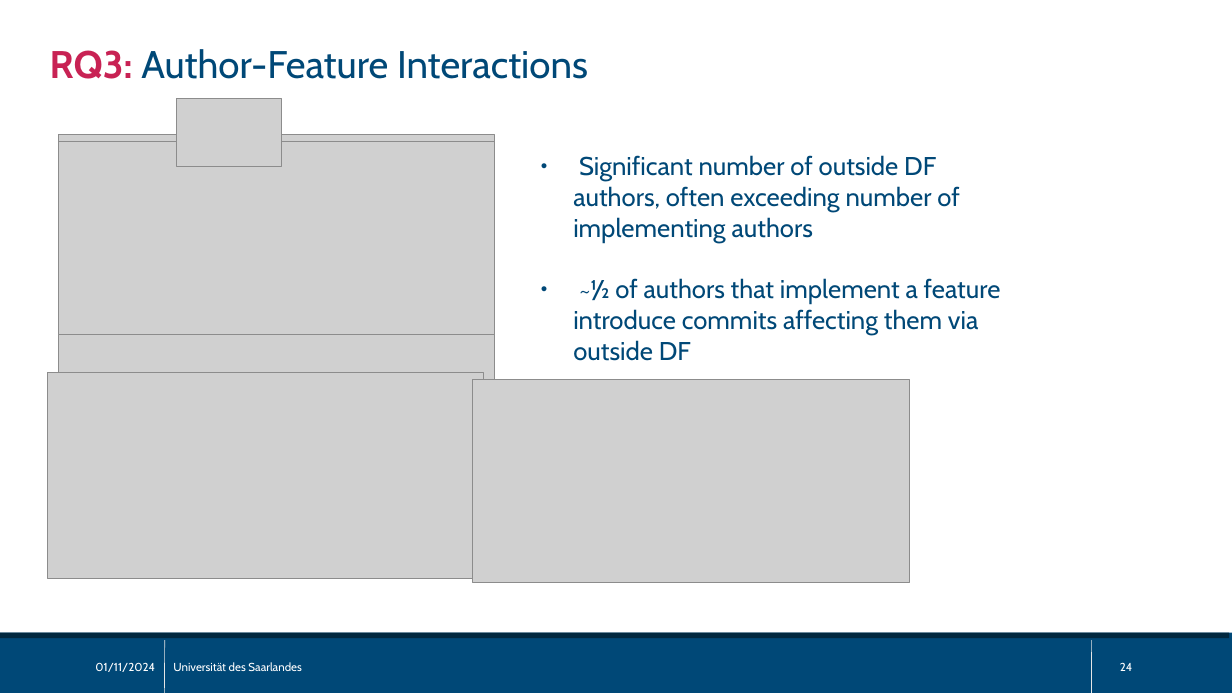
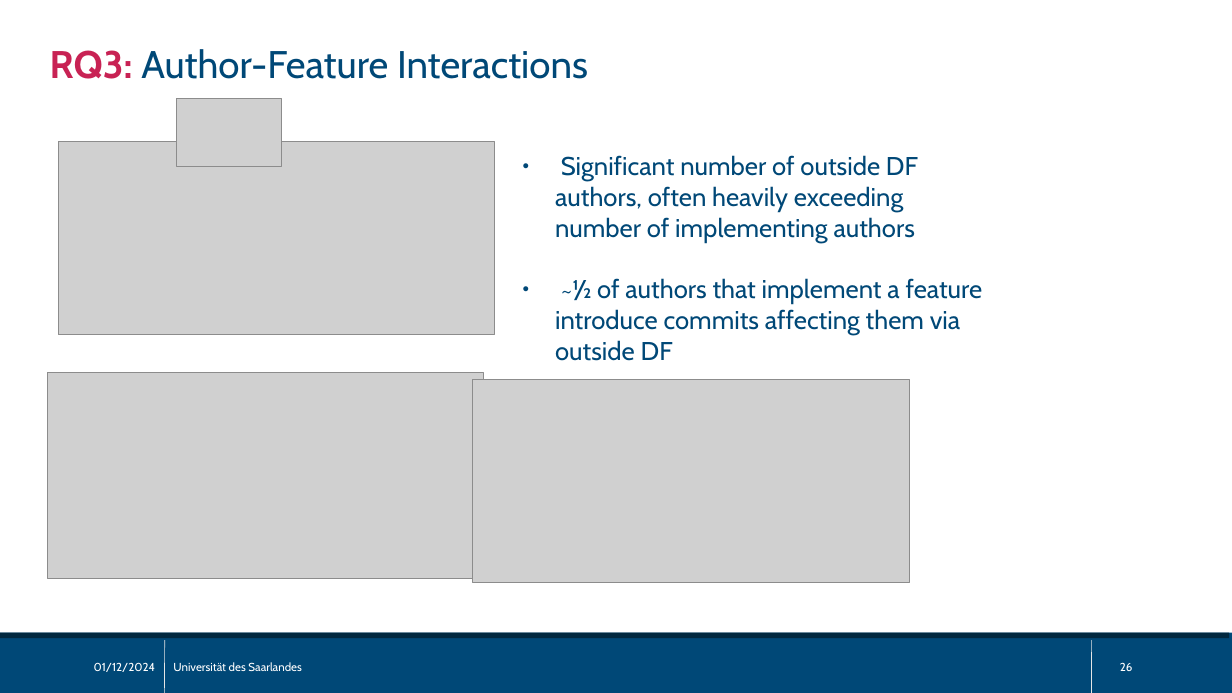
Before and after one commit to sisteu56/bachelor, a slide deck: slide 26 of pres/bachelor_thesis_pres.odp (slide 24 before the commit). Drawn at 1232x693 pixels with LibreOffice and Linux fonts; fonts in the diff are those of the drawing; grey boxes stand for pictures. Boxes give left, top, right and bottom in pixels: in the first picture for what was removed or moved away, otherwise in the second. Text is boxed around its words. In the diff, an @@ line names an element or a change of style, - is before the commit and + after.

```diff
--- a/pres/bachelor_thesis_pres.odp
+++ b/pres/bachelor_thesis_pres.odp
@@ picture removed at [58,135,494,382] @@
@@ text "Significant number of outside DF ...": place and size @@
-text "Significant number of outside DF ..." at [573,155,1001,361]
+text "Significant number of outside DF ..." at [555,155,983,361]
@@ text at [555,155,918,243]: text changed @@
-● Significant number of outside DF authors, often exceeding number of implementing authors
+● Significant number of outside DF authors, often heavily exceeding number of implementing authors
@@ text at [94,662,156,672]: text changed @@
-01/11/2024
+01/12/2024
@@ page number at [1120,662,1133,671]: text changed @@
-24
+26
```
Also in this commit, not shown: 23 other slides changed, 3 slides added, 4 other files.
